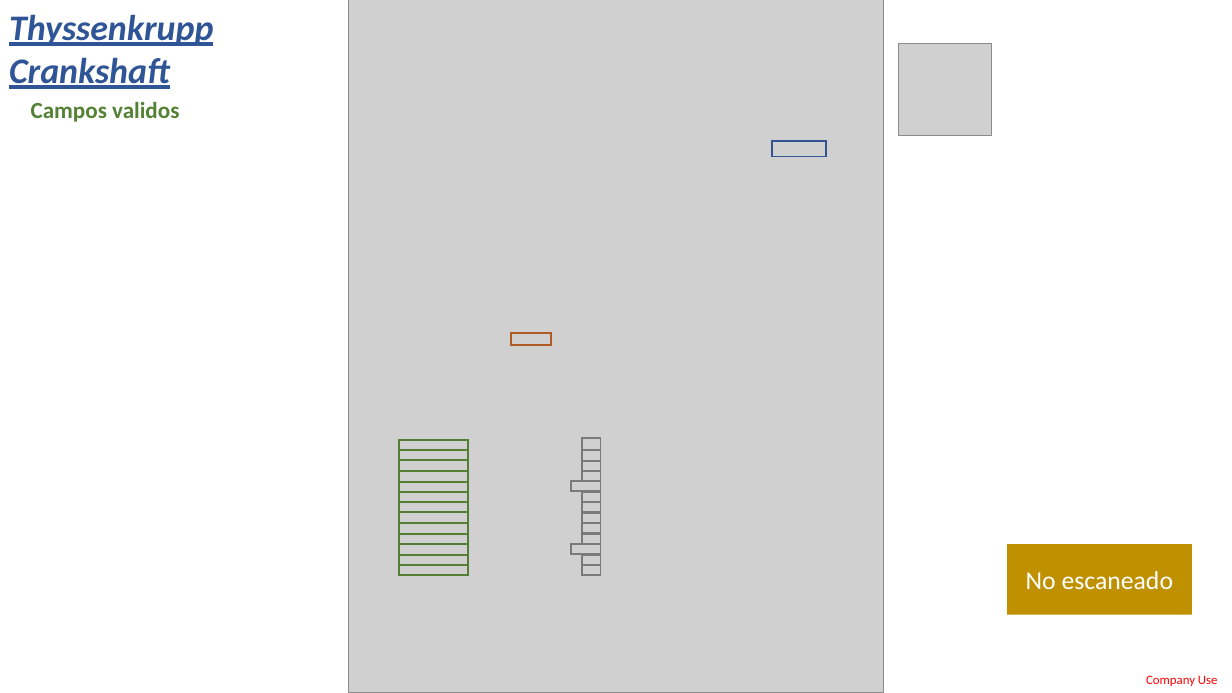
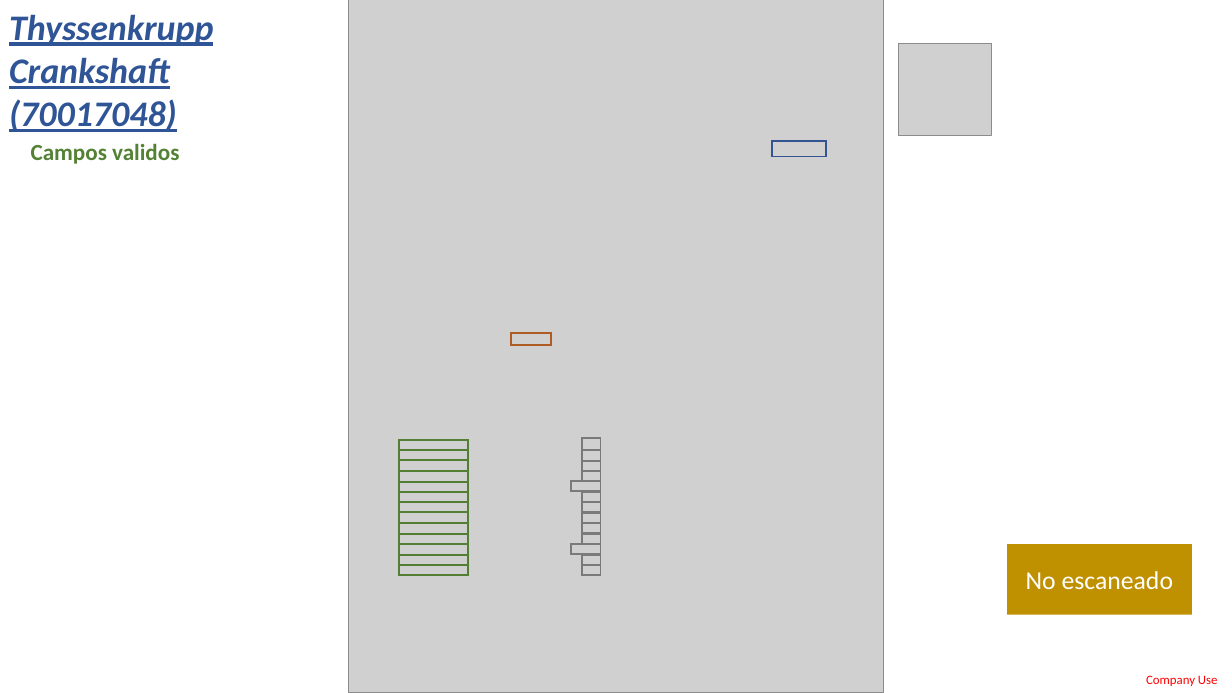
Before and after one commit to LobatoJaime/Bot-Creacion-de-Pedidos, a slide deck: slide 6 of AI_Engine/Info/ExtraccionDatos.pptx (slide 14 before the commit). Drawn at 1232x693 pixels with LibreOffice and Linux fonts; fonts in the diff are those of the drawing; grey boxes stand for pictures. Boxes give left, top, right and bottom in pixels: in the first picture for what was removed or moved away, otherwise in the second. Text is boxed around its words. In the diff, an @@ line names an element or a change of style, - is before the commit and + after.

```diff
--- a/AI_Engine/Info/ExtraccionDatos.pptx
+++ b/AI_Engine/Info/ExtraccionDatos.pptx
@@ text at (9,14,213,132): text changed @@
-Thyssenkrupp Crankshaft
+Thyssenkrupp Crankshaft (70017048)
@@ text "Campos validos": place and size @@
-text "Campos validos" at (31,101,179,122)
+text "Campos validos" at (31,143,179,164)
```
Also in this commit, not shown: 14 other slides changed, 1 other file.
